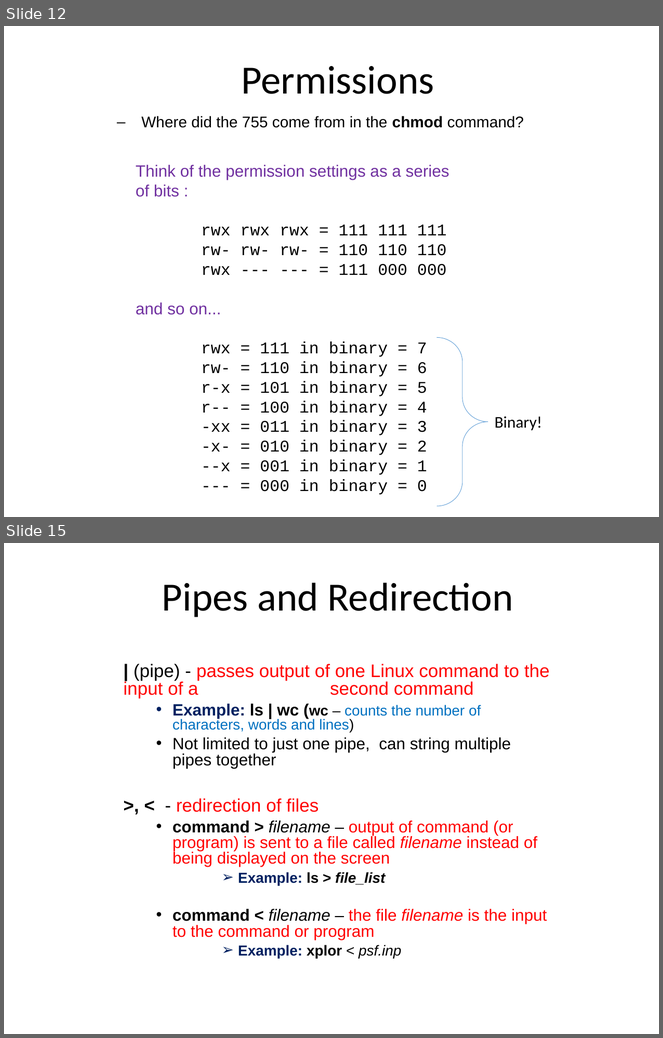
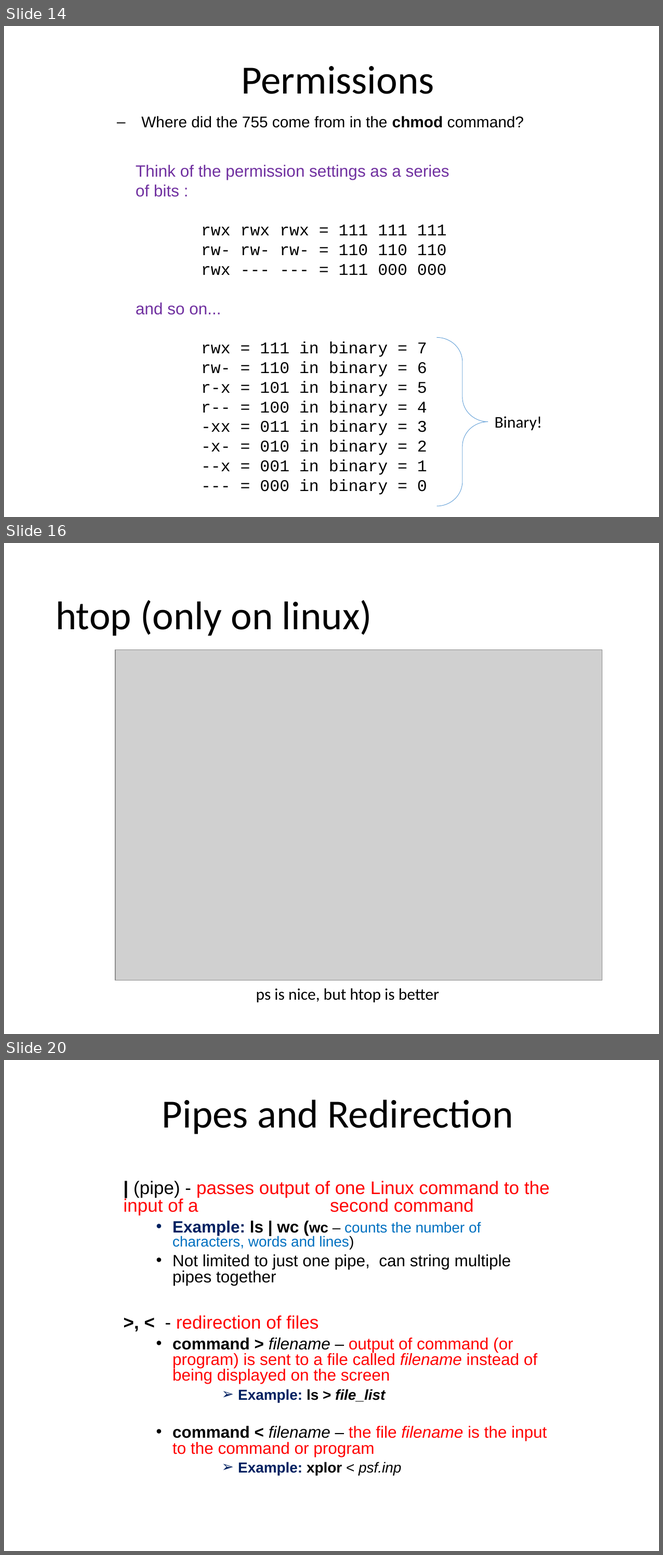
Before and after one commit to MarsUniversity/ece387-robotics, a slide deck: website/block_1_basics/lsn2/lsn2-linux.pptx. Shown one above the other, each under a label of ours: slides 12 and 15 before the commit, slides 14, 16 and 20 after it; the slides between them are not shown. The pictures are 663x1038 and 663x1555 pixels, drawn with LibreOffice and Linux fonts; fonts in the diff are those of the drawing; grey boxes stand for pictures. Boxes give left, top, right and bottom in pixels: in the first picture for what was removed or moved away, otherwise in the second. Text is boxed around its words. In the diff, an @@ line names an element or a change of style, - is before the commit and + after.

```diff
--- a/website/block_1_basics/lsn2/lsn2-linux.pptx
+++ b/website/block_1_basics/lsn2/lsn2-linux.pptx
@@ slide 16 added at bbox=[4, 543, 659, 1034], background #FFFFFF @@
@@ title added at bbox=[55, 600, 372, 636], 44 pt, text #000000 @@
+htop (only on linux)
@@ picture added at bbox=[115, 650, 602, 981] @@
@@ text added at bbox=[256, 989, 439, 1003], 18 pt, text #000000 @@
+ps is nice, but htop is better
@@ what was slide 12 is now slide 14 @@
@@ what was slide 15 is now slide 20 @@
```
Also in this commit, not shown: 10 slides changed, 4 other slides added, 21 other files.
